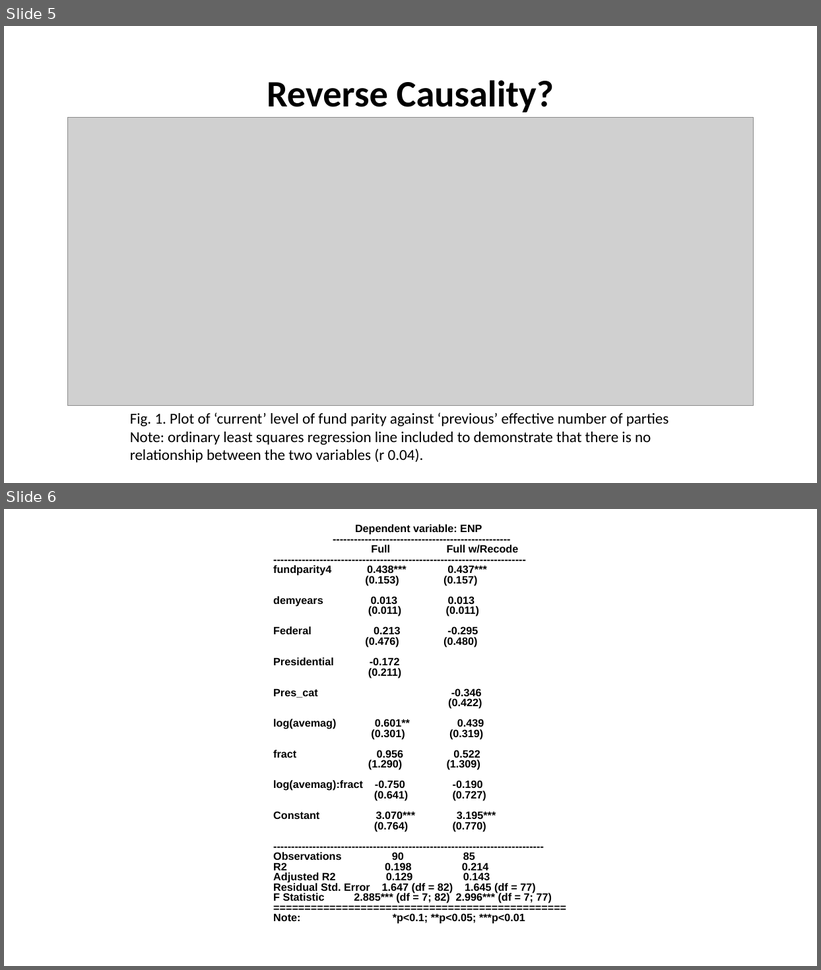
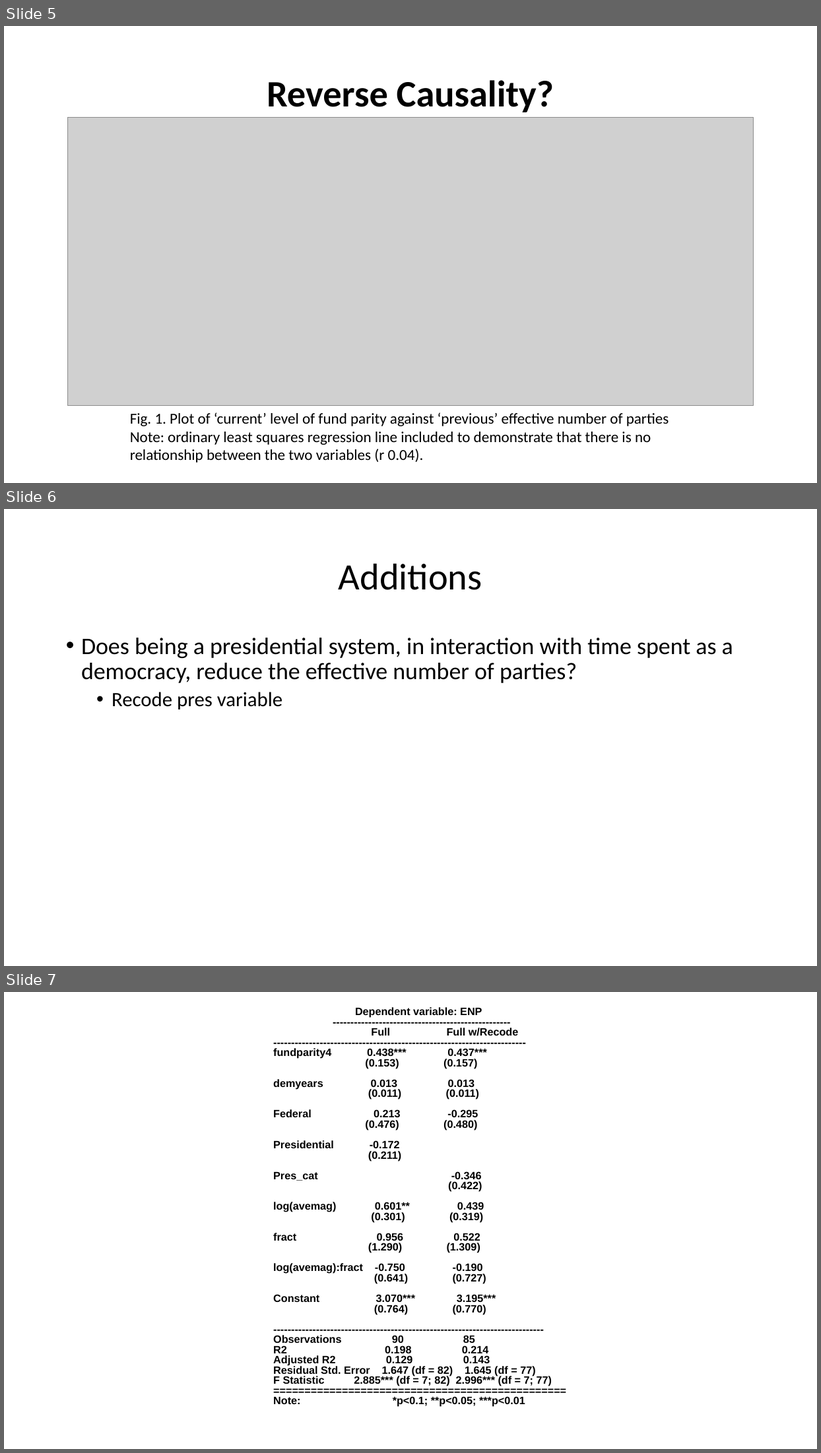
Before and after one commit to R-Hallissey/StatsII_Spring2023, a slide deck: Replication/Presentation/Replication and Improvement of The Impact of Campaign.pptx. Shown one above the other, each under a label of ours: slides 5 and 6 before the commit, slides 5, 6 and 7 after it. The pictures are 821x970 and 821x1453 pixels, drawn with LibreOffice and Linux fonts; fonts in the diff are those of the drawing; grey boxes stand for pictures. Boxes give left, top, right and bottom in pixels: in the first picture for what was removed or moved away, otherwise in the second. Text is boxed around its words. In the diff, an @@ line names an element or a change of style, - is before the commit and + after.

```diff
--- a/Replication/Presentation/Replication and Improvement of The Impact of Campaign.pptx
+++ b/Replication/Presentation/Replication and Improvement of The Impact of Campaign.pptx
@@ slide 6 added at (4,509,817,966), background #FFFFFF @@
@@ title added at (339,563,482,590), 44 pt, text #000000 @@
+Additions
@@ text added at (81,638,733,710), 28 pt, text #000000 @@
+• Does being a presidential system, in interaction with time spent as a democracy, reduce the effective number of parties?
+  • Recode pres variable
@@ what was slide 6 is now slide 7 @@
```
Also in this commit, not shown: 3 slides changed, 2 other files.
